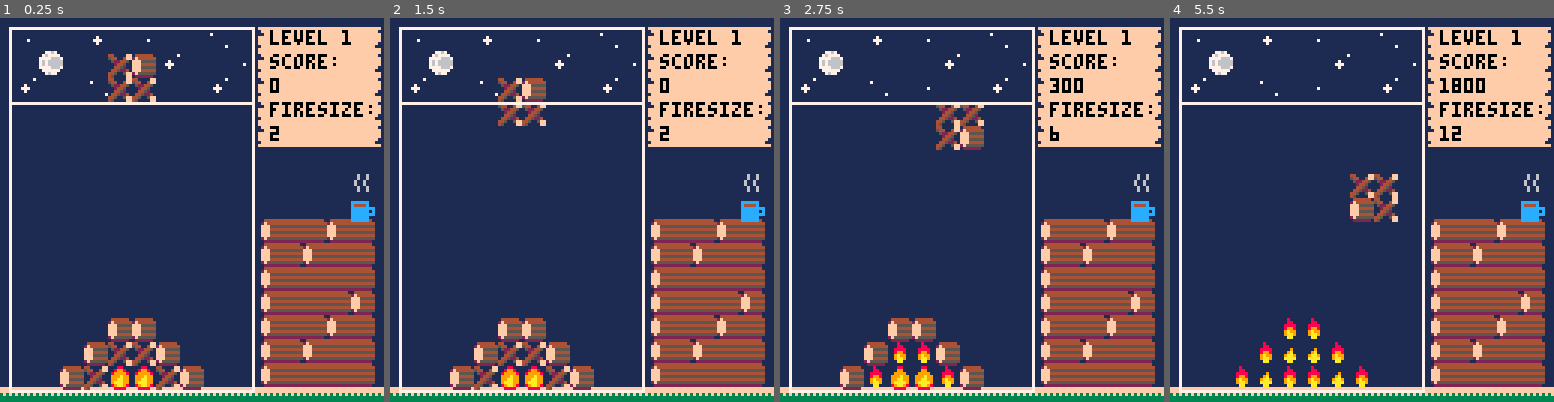
Above: before the commit, frames 1-4 (left to right).
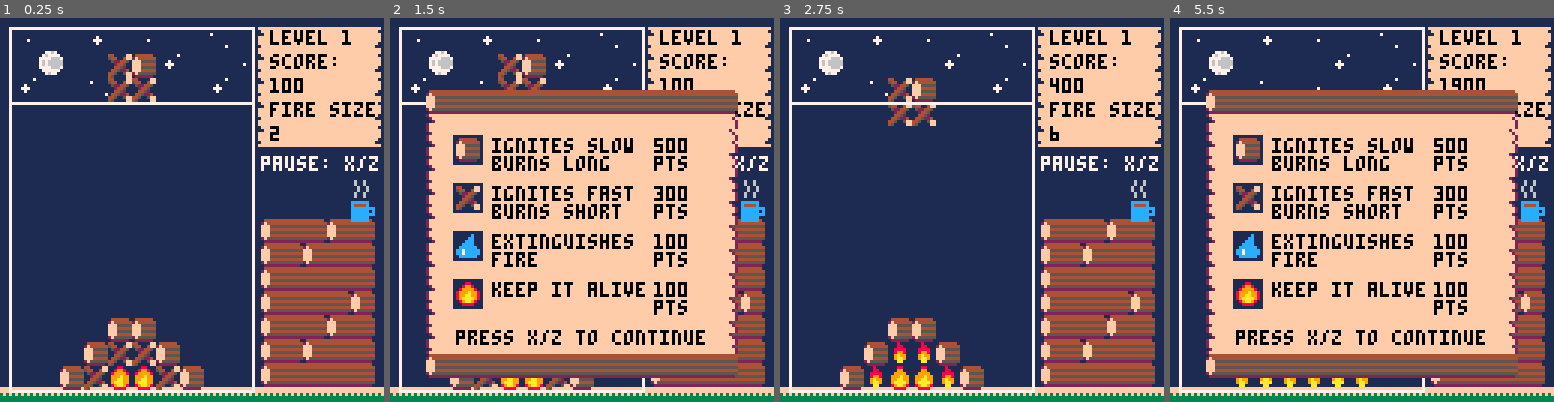
Above: after the commit, the same moments.

Repository: josephmarksjr/ludum-dare-46-keep-it-alive
Game: PICO-8 cartridge ld_46_keep_it_alive.p8
Same seed, same stepped clock (60 frames per second), same inputs: the game is played once before the commit and once after it.
Inputs:
- Up to frame 1 (0.25 s): no input
- Up to frame 2 (1.5 s): tap O (Z key) at 0.7 s
- Up to frame 3 (2.75 s): hold Right 1.6-2.1 s; tap O (Z key) at 1.7, 2.1, 2.5 s; hold Up 2.15-2.42 s; hold Right from 2.47 s (still down)
- Up to frame 4 (5.5 s): tap O (Z key) every 0.4 s from 2.9 to 5.3 s; release Right at 3.03 s; hold Left 3.08-3.58 s; hold Down 3.63-3.97 s; hold Right 4.02-4.68 s; hold Up 4.73-5.03 s; hold Left from 5.08 s (still down)

The runs differ from the first frame. In frame 1, 0.9% of the frame differs, in the area x 67-99%, y 15-47%; in frame 2, 57%, in the area x 9-99%, y 9-94%; in frame 3, 2.9%; in frame 4, 57%.

Commit message:
Add pausing, fix scoring

Diff:
--- a/ld_46_keep_it_alive.p8
+++ b/ld_46_keep_it_alive.p8
@@ -14,9 +14,10 @@
 test=1
 playing=true
 level=1
-score=0
+score=1
 fs=2--fire strength
 go_msg=""
+pause=false
 
 --map the spawn chances (out of 10)
 mp={1,1,2,3,2,2,2,1,3}
@@ -25,6 +26,8 @@
  init_rows()
  spawn_f()
  fs=2
+ score=1
+ level=1
 
  reset_time()
 end
@@ -42,6 +45,12 @@
 
  if(not playing)then
   gameover_u()
+ elseif(pause)then
+  if(btnp(4))then
+   pause=false
+  else
+
+  end
  else
 	 counter=time()-last
 
@@ -70,6 +79,10 @@
 	  nfy=f.y+1
 	  reset_time()
 	 else
+	 end
+
+	 if (btnp(4))then
+	  pause=true
 	 end
 
 	 if (nfx<0) then
@@ -103,6 +116,9 @@
 
 	map(0,0,5,3,bw+6,bh+8)
 	spr(109,-3,bh*8+3)
+	spr(124,bw*8+36,53,1,1,
+	 flr(last)%3==0
+	)
 
  rect(c.x-1,c.y-1,(c.x)+(bw*8),(c.y)+(bh*8))
 
@@ -121,10 +137,13 @@
 	)
 
 	print("score:",c.x+2+(bw*8)+4,c.y+8)
-	print(score,c.x+2+(bw*8)+4,c.y+16)
-
-	print("firesize:",c.x+2+(bw*8)+4,c.y+24)
+	print("score:",c.x+2+(bw*8)+4,c.y+8)
+	print(score.."00",c.x+2+(bw*8)+4,c.y+16)
+
+	print("fire size",c.x+2+(bw*8)+4,c.y+24)
 	print(fs,c.x+2+(bw*8)+4,c.y+32)
+
+	print("pause: x/z",c.x+(bw*8)+3,c.y+42,7)
 
 	color(7)
 	line(c.x,(c.y+(3*8)),c.x+(bw*8),(c.y+(3*8)))
@@ -138,7 +157,11 @@
 	 spr(64,xm,ym+40,10,1)
 	 print(go_msg,xm+6,ym+12,0)
 	 print("game over",xm+20,ym+24,0)
-	 print("press ⬆️ to play",xm+8,ym+32)
+	 print("press x/z to play",xm+8,ym+32)
+	end
+
+	if(pause)then
+	 draw_info()
 	end
 end
 
@@ -232,7 +255,7 @@
 
     if(rows[i][j-1].t==3)then
      rows[i][j]=set_cell(3)
-     score+=100
+     score=score+1
     end
    --process water
    elseif(rows[i][j].t==3)then
@@ -256,7 +279,7 @@
      rows[i][j].t=5
      rows[i][j].s=17
      rows[i][j].bm=0
-     score+=500
+     score=score+5
     end
    elseif(rows[i][j].t==2)then
     if(time()-rows[i][j].fc>2)
@@ -264,7 +287,7 @@
      rows[i][j].t=5
      rows[i][j].s=20
      rows[i][j].bm=3
-     score+=300
+     score=score+3
     end
    end
 
@@ -416,9 +439,45 @@
  spr(f.d,(c.x)+(f.x+1)*8,(c.y)+(f.y+1)*8)
 end
 
+function draw_info()
+ map(17,0,12,24,13,12)
+ rectfill(21,39,30,48,1)
+ spr(1,22,40)
+ color(0)
+ print("ignites slow",34,40)
+ print("burns long",34,46)
+ print("500",88,40)
+ print("pts",88,46)
+
+ rectfill(21,39+16,30,48+16,1)
+ spr(2,22,40+16)
+ color(0)
+ print("ignites fast",34,40+16)
+ print("burns short",34,46+16)
+ print("300",88,40+16)
+ print("pts",88,46+16)
+
+ rectfill(21,39+32,30,48+32,1)
+ spr(3,22,40+32)
+ color(0)
+ print("extinguishes",34,40+32)
+ print("fire",34,46+32)
+ print("100",88,40+32)
+ print("pts",88,46+32)
+
+ rectfill(21,39+48,30,48+48,1)
+ spr(5,22,40+48)
+ color(0)
+ print("keep it alive",34,40+48)
+ print("100",88,40+48)
+ print("pts",88,46+48)
+
+ print("press x/z to continue",22,40+64)
+end
+
 --gameover update function
 function gameover_u()
- if (btnp(2)) then
+ if (btnp(4)) then
   playing=true
   _init()
  end
@@ -556,18 +615,18 @@
 0000000000000000000000000000000000000000000000000000000000000000000000000000000000000000000000000000000000000000000000000000000000000000000000000000000008000000000808080808080808080000000000000808080808080808080800000008000000000000000000000000000000000000
 0000000000000000000000000000000000000000000000000000000000000000000000000000000000000000000000000000000000000000000000000000000000000000000000000000000000000000000000000000000000000000000000000000000000000000000000000000000000000000000000000000000000000000
 __map__
-340000350034000033004b515151584c00000009090909090909090909090909030303030303030303030303030303030909090909090909090909090909090921212121212121212121212121212121212121212121212121212100000000000000000000000000000000000000000000000000000000000000000000000000
-003200000000310000344b515151584c00000000090909090909090909090909032103030321210303210321030321030909090909090909090909090909090921212121212121212121212121212121212121212121212121212100000000000000000000000000000000000000000000000000000000000000000000000000
-310000330034000031004b515151584c00000000090909090909090909090909032103030321032103210321030321030909090909090909090909090909090921212121212121212121212121212121212121212121212121212100000000000000000000000000000000000000000000000000000000000000000000000000
-000000000000000000004b515151584c00000000090909090909090909090909032103030321032103210321030321030909090909090909090909090909090921212121212121212121212121212121212121212121212121212100000000000000000000000000000000000000000000000000000000000000000000000000
-000000000000000000004b515151584c00000000022121212121210202212121032103030321032103212121210321032121210202212121090909090909090921212121212121212121212121212121212121212121212121212100000000000000000000000000000000000000000000000000000000000000000000000000
-0000000000000000000000000000000000000000002121212121210202212121032103030321032103030321030321032121210202212121090909090909090921212121212121212121212121212121212121212121212121212100000000000000000000000000000000000000000000000000000000000000000000000000
-00000000000000000000000000007c0000000000002121212121210202212121032121210321210303030321030321032121210202212121090909090909090921212121212121212121212121212121212121212121212121212100000000000000000000000000000000000000000000000000000000000000000000000000
-00000000000000000000000000007b0000000000002121212121210202212121030303030303030303030303030303032121210202212121111111111111111121212121212121212121212121212121212121212121212121212121212100000000000000000000000000000000000000000000000000000000000000000000
-000000000000000000006b4149405e0000000000020202020202020202020202030303030303030303030303030303030202020202020202020202020202020202020202020202020202020202020202212121212121212121212121212100000000000000000000000000000000000000000000000000000000000000000000
-000000000000000000006b494041490000000000020202020202020202020202030303030303030303030303030303030202020202020202020202020202020202020202020202020202020202020202212121212121212121212121212100000000000000000000000000000000000000000000000000000000000000000000
-000000000000000000006b434141490000000000000202020202020202020202030303030303030303030303030303030202020202020202020202020202020202020202020202020202020202020202212121212121212121212121212100000000000000000000000000000000000000000000000000000000000000000000
-000000000000000000006b4143495b0000000000010101010101010101010101010101010101010101010101010101010101010101010101010101010101010101010101010101010101010101010101212121212121212121212121212100000000000000000000000000000000000000000000000000000000000000000000
+340000350034000033004b515151584c00404141414141414141484848490909030303030303030303030303030303030909090909090909090909090909090921212121212121212121212121212121212121212121212121212100000000000000000000000000000000000000000000000000000000000000000000000000
+003200000000310000344b515151584c00505151515151515151586868590909032103030321210303210321030321030909090909090909090909090909090921212121212121212121212121212121212121212121212121212100000000000000000000000000000000000000000000000000000000000000000000000000
+310000330034000031004b515151584c00605151515151515151586868590909032103030321032103210321030321030909090909090909090909090909090921212121212121212121212121212121212121212121212121212100000000000000000000000000000000000000000000000000000000000000000000000000
+000000000000000000004b515151584c00605151515151515151586868590909032103030321032103210321030321030909090909090909090909090909090921212121212121212121212121212121212121212121212121212100000000000000000000000000000000000000000000000000000000000000000000000000
+000000000000000000004b515151584c00605151515151515151586868592121032103030321032103212121210321032121210202212121090909090909090921212121212121212121212121212121212121212121212121212100000000000000000000000000000000000000000000000000000000000000000000000000
+0000000000000000000000000000000000605252525252525252586868592121032103030321032103030321030321032121210202212121090909090909090921212121212121212121212121212121212121212121212121212100000000000000000000000000000000000000000000000000000000000000000000000000
+0000000000000000000000000000000000605252525252525252586868592121032121210321210303030321030321032121210202212121090909090909090921212121212121212121212121212121212121212121212121212100000000000000000000000000000000000000000000000000000000000000000000000000
+00000000000000000000000000007b0000605252525252525252586868592121030303030303030303030303030303032121210202212121111111111111111121212121212121212121212121212121212121212121212121212121212100000000000000000000000000000000000000000000000000000000000000000000
+000000000000000000006b4149405e0000605252525252525252586868590202030303030303030303030303030303030202020202020202020202020202020202020202020202020202020202020202212121212121212121212121212100000000000000000000000000000000000000000000000000000000000000000000
+000000000000000000006b494041490000506868686868686868686868590202030303030303030303030303030303030202020202020202020202020202020202020202020202020202020202020202212121212121212121212121212100000000000000000000000000000000000000000000000000000000000000000000
+000000000000000000006b434141490000606161616161616161616161690202030303030303030303030303030303030202020202020202020202020202020202020202020202020202020202020202212121212121212121212121212100000000000000000000000000000000000000000000000000000000000000000000
+000000000000000000006b4143495b0000707171717171717171717171790101010101010101010101010101010101010101010101010101010101010101010101010101010101010101010101010101212121212121212121212121212100000000000000000000000000000000000000000000000000000000000000000000
 000000000000000000006b414940490000000000000000000000170000000000000000000000000021212121212121272121212121212127212121212121212121212121212121212121212121212121212121212121212121212121212100000000000000000000000000000000000000000000000000000000000000000000
 000000000000000000006b494041490000000000000000000000000000000000000000000021212121212121212121272121212121212127212121212121212121212121212121212121212121212121212121212121212121212121212100000000000000000000000000000000000000000000000000000000000000000000
 000000000000000000006b414141490000000000000000000000000000000000000015151515151515132121212112001321212121212127212121212121212121212121212121212121212121212121212121212121212121212121212100000000000000000000000000000000000000000000000000000000000000000000
Not shown, changed: 24 lines of the sprite sheet (__gfx__) section of ld_46_keep_it_alive.p8
